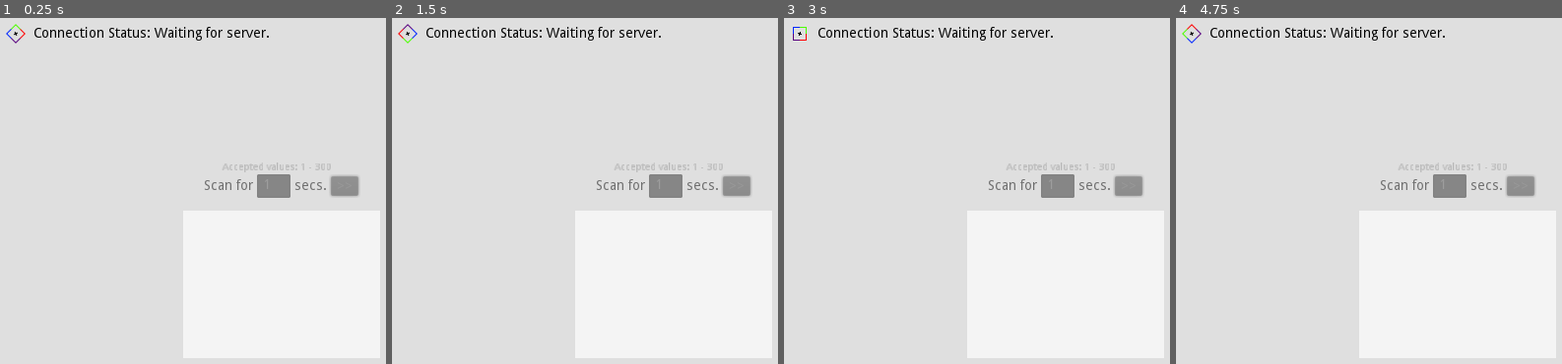
Above: before the commit, frames 1-4 (left to right).
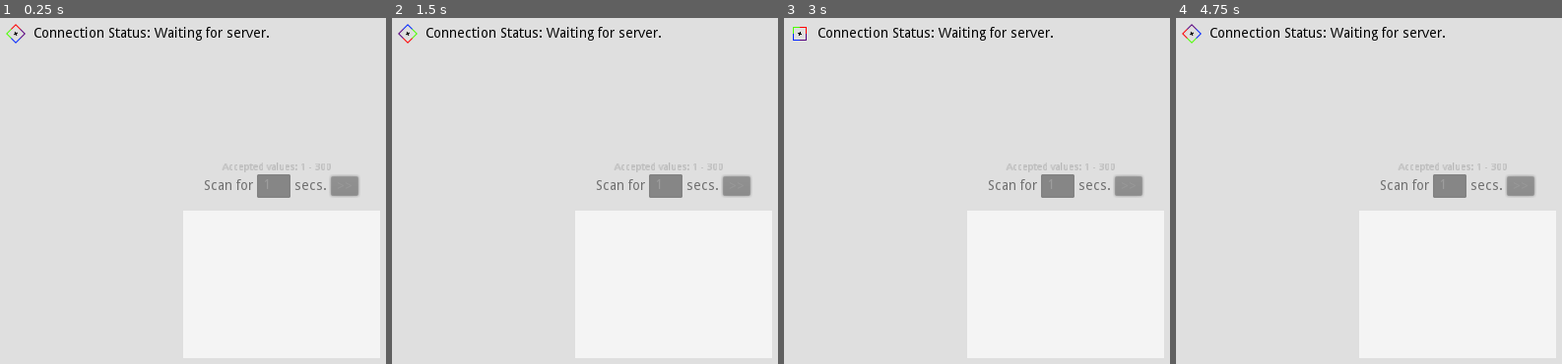
Above: after the commit, the same moments.

Repository: Aramatis/HRM-Godot-Integration
Game: Godot game, scene res://Root.tscn
Two runs of this game, one before a commit and one after it. Both use one fixed random seed, a clock stepped at 60 frames per second and the inputs below.
Inputs:
- Up to frame 1 (0.25 s): no input
- Up to frame 2 (1.5 s): tap Enter at 0.5 s; hold Right (ui_right) 0.53-1.28 s; tap Space at 1.25 s; hold Left (ui_left) from 1.28 s (still down)
- Up to frame 3 (3 s): tap Enter at 2 s; release Left (ui_left) at 2.03 s; hold Right (ui_right) from 2.03 s (still down); tap Space at 2.75 s
- Up to frame 4 (4.75 s): tap Enter at 3.5 s; release Right (ui_right) at 3.53 s; hold Left (ui_left) from 3.53 s (still down); tap Space at 4.25 s

The runs differ from the first frame. In frame 1, less than 0.1% of the frame differs, in the area x 1-7%, y 1-8%; in frame 2, less than 0.1%; in frame 3, less than 0.1%; in frame 4, less than 0.1%.

Commit message:
Added auth confirmation from the server

Diff:
--- a/HRM Client.gd
+++ b/HRM Client.gd
@@ -5,6 +5,8 @@
 signal input_connected
 signal word_read(word)
 signal hr_read(hr)
+signal auth_ok
+signal auth_error
 
 # VARIABLES
 var receiver : TCP_Server
@@ -106,6 +108,22 @@
 			else:
 				acc_delta += delta
 		2:
+			# Wait for MiBand 3 authentication
+			if acc_delta > 1:
+				var code := read_hr_data()
+				if code != -1:
+					if (code == 200):
+						emit_signal("auth_ok")
+					else:
+						emit_signal("auth_error")
+						print("Error code: " + str(code))
+				# Nothing received yet
+				else:
+					pass
+				acc_delta = 0.0
+			else:
+				acc_delta += delta
+		3:
 			# Read HR mode
 			if acc_delta > 1:
 				var hr := read_hr_data()
--- a/HRM Control.tscn
+++ b/HRM Control.tscn
@@ -15,8 +15,4 @@
 
 [node name="ScanTimer" type="Timer" parent="."]
 one_shot = true
-
-[node name="AuthTimer" type="Timer" parent="."]
-one_shot = true
 [connection signal="timeout" from="ScanTimer" to="." method="_on_scan_end"]
-[connection signal="timeout" from="AuthTimer" to="." method="_on_auth_timer_end"]
--- a/HRM Manager.gd
+++ b/HRM Manager.gd
@@ -2,7 +2,7 @@
 
 signal connected_to_server
 signal scan_end
-signal auth_end
+signal auth_end(status)
 signal message_ready(word)
 signal hr_ready(hr)
 signal new_hr(hr)
@@ -23,6 +23,8 @@
 	client.connect("hr_read", self, "_on_hr_read")
 	client.connect("input_connected", self, "_on_input_connected")
 	client.connect("word_read", self, "_on_word_read")
+	client.connect("auth_ok", self, "_on_auth_ok")
+	client.connect("auth_error", self, "_on_auth_error")
 	# Register server signals
 	server.connect("hrm_status", self, "_on_hrm_status")
 	server.connect("incoming", self, "_on_incoming")
@@ -72,7 +74,6 @@
 # Starts the HRM monitoring
 func start_hrm() -> void:
 	server.message_client(4, true)
-	client.set_mode(2)
 
 # Makes the connected MiBand 3 vibrate for the given amount of milliseconds
 func vibrate_ms(ms : int) -> void:
@@ -86,11 +87,6 @@
 func _on_scan_end():
 	client.set_mode(0)
 	emit_signal("scan_end")
-
-# Handle AuthTimer timeout
-func _on_auth_timer_end():
-	start_hrm()
-	emit_signal("auth_end")
 
 #### CLIENT SIGNALS MANAGEMENT ####
 
@@ -111,13 +107,25 @@
 func _on_word_read(word):
 	emit_signal("message_ready", word)
 
+# Handles the auth_ok signal
+func _on_auth_ok():
+	start_hrm()
+	emit_signal("auth_end", true)
+
+# Handles the auth_error signal
+func _on_auth_error():
+	print('Authentication Error')
+	emit_signal("auth_end", false)
 
 #### SERVER SIGNALS MANAGEMENT ####
 
 # Handles the hrm_status signal
 func _on_hrm_status(stat):
 	if stat:
-		pass
+		client.set_mode(3)
+	else:
+		client.set_mode(0)
+		print("HRM turned off")
 
 # Handles the incoming signal
 func _on_incoming(stat):
@@ -130,7 +138,7 @@
 
 # Handles the mb3_conn signal
 func _on_mb3_conn(_addr):
-	$AuthTimer.start(10)
+	client.set_mode(2)
 
 # Handles the message_sent signal
 func _on_message_sent():
--- a/Root.gd
+++ b/Root.gd
@@ -102,8 +102,11 @@
 		valence_enabled = true
 
 # Handles the ending of authentication
-func _on_auth_end():
-	conn_status.set_text(conn_init_text + "\nWaiting to receive HR.")
+func _on_auth_end(status):
+	if status:
+		conn_status.set_text(conn_init_text + "\nWaiting to receive HR.")
+	else:
+		conn_status.set_text(conn_init_text + "\nAuthentication Failed.")
 
 func _input(event):
 	if valence_enabled:
--- a/Root.tscn
+++ b/Root.tscn
@@ -93,7 +93,6 @@
 
 [node name="AnimatedSprite" type="AnimatedSprite" parent="Screen/StartMenu/Indicator"]
 frames = SubResource( 2 )
-frame = 2
 playing = true
 
 [node name="ScanGUI" parent="Screen/StartMenu" instance=ExtResource( 2 )]
